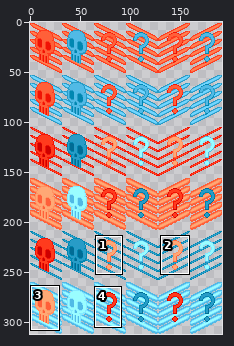
Sprite sheet, stored at server/assets/objects/doors/gates-01-01.png. The first picture is a wide view before the edit; the outline marks the close-up.
Close-up. Before the edit:
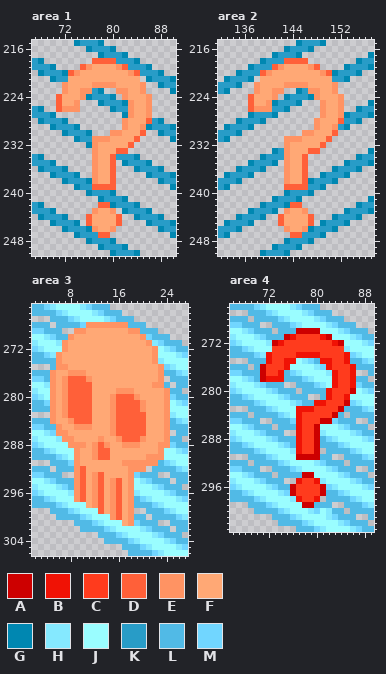
The file is 192x312 pixels. Colours within 5 levels of each other are drawn and written as one. Shown: area 1: x 67..90, y 215..250; area 2: x 132..157, y 215..250; area 3: x 2..27, y 265..306; area 4: x 66..89, y 266..303. The commit also changed other parts of the picture, which this record leaves out.
Palette (. is transparent): A #cd0000  B #f01205  C #ff3b1d  D #ff6039  E #ff9363  F #ffa875  G #0087b1  H #85e9ff  J #9afdff  K #289cc7  L #51bae6  M #71d6ff
And afterwards:
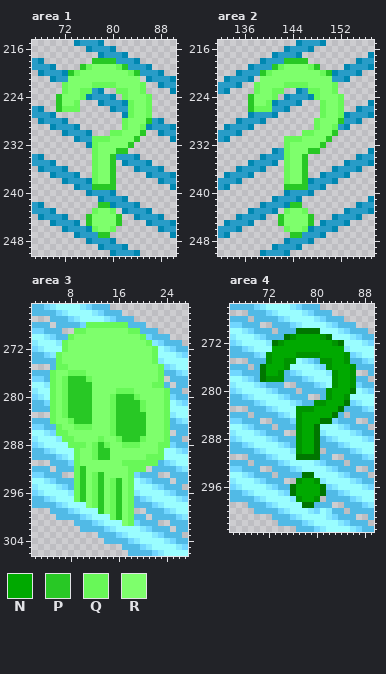
Colours new in this view: N #00a900  P #28c825  Q #68f858  R #7eff6c
The edit:
colour A: #cd0000 -> #007600
colour B: #f01205 -> #009300
Changed rows in their new state; - is a pixel that keeps its letter.
Area 1:
first column x 71:
218 ------PPPP------
219 ----PQRRRRQP----
220 --PQRRRRRRRRQP--
221 --RRRRRRRRRRRR--
222 -QRRRRQQQQRRRRQ-
223 -QRRQQ----QQRRQ-
224 PRRRQ------QRRRQ
225 PRRQ--------QRRQ
226 PQQQ--------QRRQ
227 ------------QRRQ
228 -----------QRRRP
229 -----------QRRQ-
230 ---------QQRRRP-
231 ------QQQRRRRP--
232 ------QRRRRRP---
233 ------QRRRPP----
234 ------QRRP------
235 ------QRRP------
236 ------QRRP------
237 ------QRRP------
238 ------QRRP------
239 ------PPPP------
242 -------PP-------
243 ------QRRQ------
244 -----PRRRRP-----
245 -----PRRRRP-----
246 ------QRRQ------
247 -------PP-------
Area 2:
first column x 137:
218 ------PPPP------
219 ----PQRRRRQP----
220 --PQRRRRRRRRQP--
221 --RRRRRRRRRRRR--
222 -QRRRRQQQQRRRRQ-
223 -QRRQQ----QQRRQ-
224 PRRRQ------QRRRQ
225 PRRQ--------QRRQ
226 PQQQ--------QRRQ
227 ------------QRRQ
228 -----------QRRRP
229 -----------QRRQ-
230 ---------QQRRRP-
231 ------QQQRRRRP--
232 ------QRRRRRP---
233 ------QRRRPP----
234 ------QRRP------
235 ------QRRP------
236 ------QRRP------
237 ------QRRP------
238 ------QRRP------
239 ------PPPP------
242 -------PP-------
243 ------QRRQ------
244 -----PRRRRP-----
245 -----PRRRRP-----
246 ------QRRQ------
247 -------PP-------
Area 3:
first column x 5:
268 ------QQQQQQQ-------
269 ----QQRRRRRRRQQ-----
270 ---QRRRRRRRRRRRQ----
271 --QRRRRRRRRRRRRRQ---
272 --QRRRRRRRRRRRRRRQ--
273 -QRRRRRRRRRRRRRRRQ--
274 -QRRRRRRRRRRRRRRRQ--
275 -QQRRRRRRRRRRRRRRRQ-
276 QRRQQQRRRRRRRRRRRRQ-
277 QRQPPPQRRRRRRRRRRRQ-
278 QRQPPPPRRRRRRRRRRQQ-
279 QRQPPPPRRRRQQQRRRRRQ
280 QRQPPPPRRRQPPPQRRRRQ
281 QRQPPPPRRRQPPPPQRRRQ
282 QRQPPPPRRRQPPPPQRRRQ
283 QRQPPPPRRRQPPPPPRRRQ
284 QRRQPPPRRRQPPPPPRRRQ
285 -QRRQQQRRRQPPPPPRRRQ
286 -QQRRRRRRRQPPPPPRRRQ
287 --QQRRRRQRRQPPPQRRRQ
288 ---QQQRQPQRRQQQRRRQQ
289 ----QRRQPPRRRRRRRRQ-
290 ----QRRQPPRRRRRRQQQ-
291 ----QRRRRRRRQQQQQQ--
292 ----QPRRRRRRRQQQ----
293 ----QPRQPRRRRQ------
294 ----QPRQPRQPRQ------
295 ----QPRQPRQPRQ------
296 ----QPRQPRQPRQ------
297 ----QPRQPRQPRQ------
298 ------RQPRQPRQ------
299 --------PRQPRQ------
300 ----------QPRQ------
301 ------------RQ------
Area 4:
first column x 72:
271 -----NNNN-----
272 ---NNNNNNNN---
273 -NNNNNNNNNNNN-
274 -NNNN----NNNN-
275 -NN--------NN-
276 NNN--------NNN
277 NN----------NN
278 ------------NN
279 ------------NN
280 -----------NNN
281 -----------NN-
282 ----------NNN-
283 --------NNNN--
284 ------NNNNN---
285 ------NNN-----
286 ------NN------
287 ------NN------
288 ------NN------
289 ------NN------
290 ------NN------
first column x 77:
295 -NN-
296 NNNN
297 NNNN
298 -NN-
